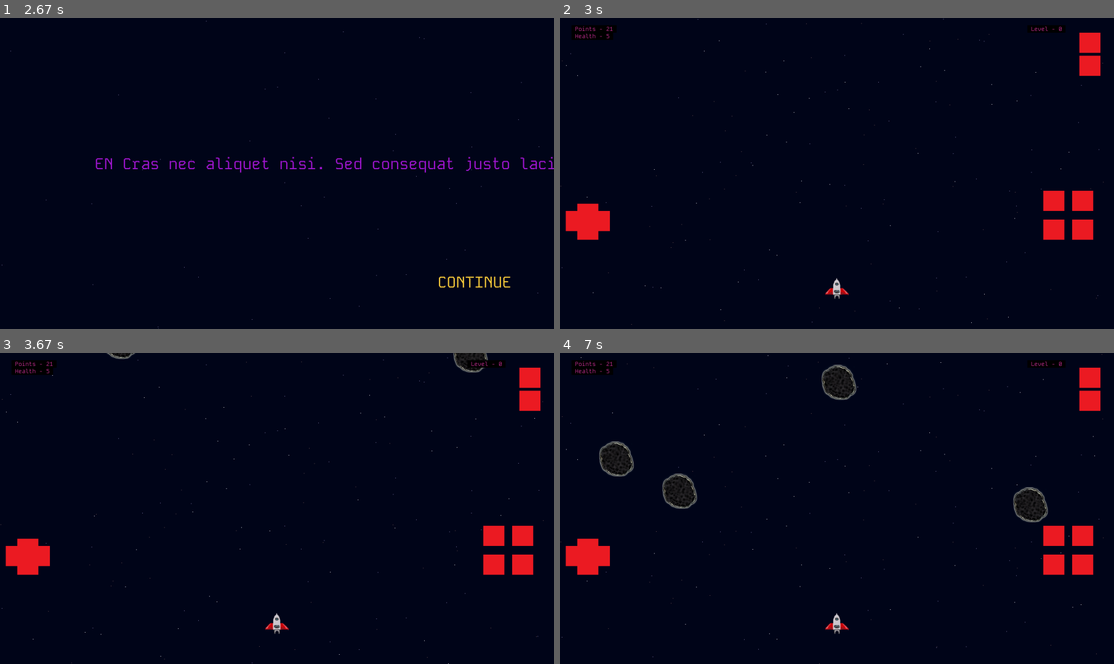
Above: before the commit, frames 1-4 (two rows, left to right).
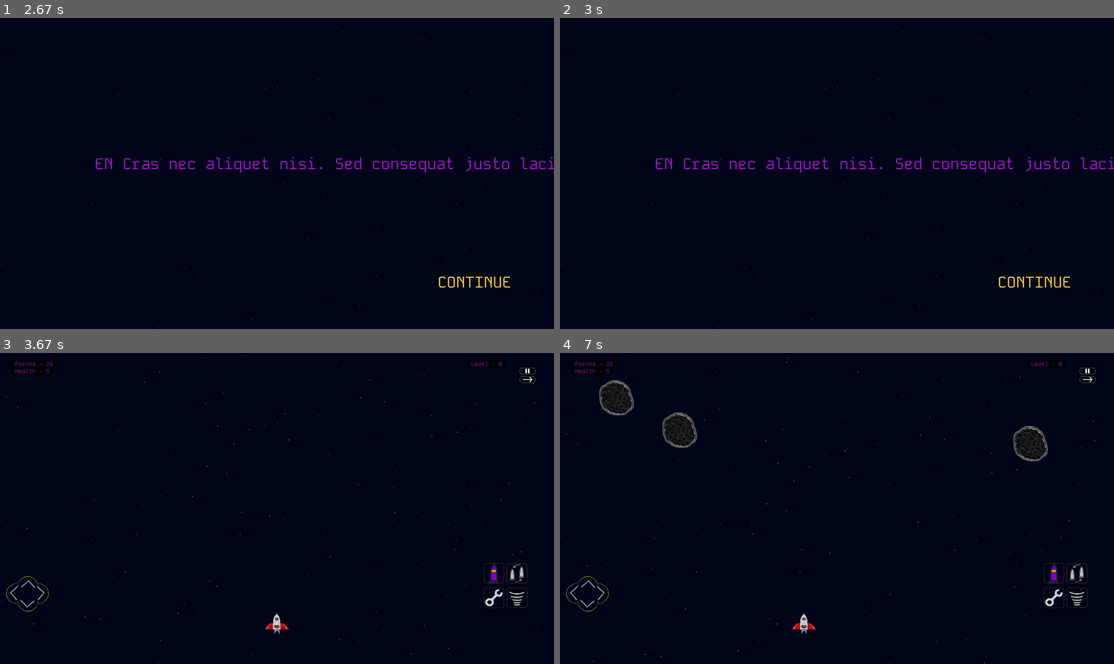
Above: after the commit, the same moments.

Repository: MicaelaEdith/spacecraftGame-pygame
Game: pygame game, started from main.py
Same seed, same stepped clock (60 frames per second), same inputs: the game is played once before the commit and once after it.
Inputs (mouse positions are in pixels of both pictures, inside the frame that each line leads up to):
- Up to frame 1 (2.67 s): press the mouse at (55, 105) at 0.37 s; move the mouse to (177, 185) at 0.47 s; release the mouse at (293, 266) at 0.6 s; click "CONTINUE" at 1.22 s; press the mouse at (476, 282) at 1.53 s; move the mouse to (349, 282) at 1.63 s; release the mouse at (227, 282) at 1.77 s; press the mouse at (476, 282) at 1.87 s; move the mouse to (432, 201) at 1.97 s; release the mouse at (393, 117) at 2.1 s
- Up to frame 2 (3 s): no input
- Up to frame 3 (3.67 s): no input
- Up to frame 4 (7 s): press the mouse at (598, 592) at 4.03 s; move the mouse to (798, 561) at 4.13 s; release the mouse at (997, 533) at 4.27 s; click (1086, 371) at 4.38 s; press the mouse at (604, 548) at 4.87 s; move the mouse to (632, 486) at 4.97 s; release the mouse at (665, 421) at 5.1 s; press the mouse at (587, 601) at 5.2 s; move the mouse to (670, 499) at 5.3 s; release the mouse at (759, 396) at 5.43 s; press the mouse at (576, 592) at 5.53 s; move the mouse to (676, 573) at 5.63 s; release the mouse at (776, 552) at 5.77 s; press the mouse at (576, 592) at 5.87 s; move the mouse to (720, 564) at 5.97 s; release the mouse at (870, 533) at 6.1 s; press the mouse at (576, 592) at 6.2 s; move the mouse to (759, 496) at 6.3 s; release the mouse at (942, 396) at 6.43 s; press the mouse at (1086, 377) at 6.53 s; move the mouse to (958, 412) at 6.63 s; release the mouse at (837, 446) at 6.77 s; click "RETURN" at 6.88 s

Frame 1 is identical in both runs. In frame 2, 3.6% of the frame differs, in the area x 0-100%, y 0-100%; in frame 3, 3.0%; in frame 4, 5.5%, in the area x 0-99%, y 0-100%.

Commit message:
add images and music

Diff:
--- /dev/null
+++ b/audioController.py
@@ -0,0 +1,12 @@
+import pygame
+
+class MainMusic():
+    def __init__(self, on):
+        pygame.mixer.music.load('Assets/Audio/main.mp3')
+        self.on = on
+
+    def play(self):
+        pygame.mixer.music.play(-1)
+
+    def pause(self):
+        pygame.mixer.pause()
--- a/main.py
+++ b/main.py
@@ -6,6 +6,7 @@
 from map import Deep, Starts, Meteorite, Status
 from menu import Menu, MainMenu, OptionsMenu, Button
 from cinematics import Intro
+from audioController import MainMusic
 
 pygame.init()
 
@@ -44,6 +45,7 @@
 main_menu = MainMenu(screenWidth,screenHeight, game)
 option_menu = OptionsMenu(screenWidth, screenHeight)
 options_open = False
+pygame.mixer.music.load('Assets/Audio/main.mp3')
 
 # Cinemáticas
 intro = Intro(screenWidth, screenHeight)
@@ -69,25 +71,25 @@
 
 # Crear botones
 buttons_left = [
-    Button(60, screenHeight // 2 + 105, "Assets/Buttons/up_arrow.png"),
-    Button(60, screenHeight // 2 + 160, "Assets/Buttons/down_arrow.png"),
-    Button(20, screenHeight // 2 + 130, "Assets/Buttons/left_arrow.png"),
-    Button(100, screenHeight // 2 + 130, "Assets/Buttons/right_arrow.png"),
+    Button(60, screenHeight // 3 * 2.15 , "Assets/Buttons/up_arrow.png"),
+    Button(60, screenHeight // 3 * 2.15 + 55, "Assets/Buttons/down_arrow.png"),
+    Button(20, screenHeight // 3 * 2.15 + 25, "Assets/Buttons/left_arrow.png"),
+    Button(100, screenHeight // 3 * 2.15 + 25, "Assets/Buttons/right_arrow.png"),
 ]
 
 buttons_right = [
-    Button(screenWidth - 245, screenHeight // 2 + 60, "Assets/Buttons/actionA.png"),
-    Button(screenWidth - 145, screenHeight // 2 + 60, "Assets/Buttons/actionB.png"),
-    Button(screenWidth - 245, screenHeight // 2 + 160, "Assets/Buttons/actionC.png"),
-    Button(screenWidth - 145, screenHeight // 2 + 160, "Assets/Buttons/actionD.png"),
+    Button(screenWidth - 245, screenHeight // 3 * 2 + 10, "Assets/Buttons/actionA.png"),
+    Button(screenWidth - 165, screenHeight // 3 * 2 + 10, "Assets/Buttons/actionB.png"),
+    Button(screenWidth - 245, screenHeight // 3 * 2 + 95, "Assets/Buttons/actionC.png"),
+    Button(screenWidth - 165, screenHeight // 3 * 2 + 95, "Assets/Buttons/actionD.png"),
 ]
 
 buttons_menu = [
-    Button(screenWidth - 120, screenHeight // 21, "Assets/Buttons/actionA.png"),  # start
-    Button(screenWidth - 120, screenHeight // 21 + 80, "Assets/Buttons/actionA.png"),  # salir
+    Button(screenWidth - 120, screenHeight // 21, "Assets/Buttons/pause.png"),  # start
+    Button(screenWidth - 120, screenHeight // 21 + 30, "Assets/Buttons/exit.png"),  # salir
 ]
 
-
+music_on = option_menu.music_on
 # Bucle Menu
 while not game and not intro_flag:
     for event in pygame.event.get():
@@ -166,6 +168,8 @@
 starts3.speed = .3
 # Bucle principal
 
+pygame.mixer.music.play(-1)
+time.sleep(.9)
 while game:
     for event in pygame.event.get():
 
@@ -236,6 +240,8 @@
                 if result == 'new_game':
                     buttons_menu[1].clicked = False
                     start = True
+                    if music_on:
+                        pygame.mixer.music.set_volume(1)
                 elif result == 'exit':
                     options_open = False
 
@@ -250,12 +256,18 @@
                 elif result_option == 'fx':
                     sound_on = option_menu.sound_on
                 elif result_option == 'music':
+                    if music_on:
+                        pygame.mixer.music.stop()
+                    if not music_on:
+                        pygame.mixer.music.play(-1)
                     music_on = option_menu.music_on
                 elif result_option == 'save':
                     options_open = False
                     start = True
                     buttons_menu[0].clicked = False
-                    #buttons_menu[1].clicked = False
+
+                    if music_on:
+                        pygame.mixer.music.set_volume(1)
 
 
     # Actualizar el movimiento del jugador basado en los botones presionados
@@ -305,6 +317,8 @@
             button.draw(display)
 
     else:
+        if music_on:
+            pygame.mixer.music.set_volume(.25)
         display.fill(blue)
         starts2.drawStarts(display)
         starts3.drawStarts(display)
--- a/map.py
+++ b/map.py
@@ -155,6 +155,7 @@
         self.font = pygame.font.Font(self.font_path,20)
         self.text_en = ['Points','Health', 'Level']
         self.text_es = ['Puntos','Salud', 'Nivel']
+        self.color = (160, 23, 208)
         self.lan_on = lan
         self.health = 0
         self.level = 0
@@ -172,9 +173,9 @@
         else:
             text_list = self.text_es
 
-        text_aux0 = self.font.render(" "+text_list[0] + " - " + str(points)+" ",True,(200,50,150),(0,0,0))
-        text_aux1 = self.font.render(" "+text_list[1] + " - " + str(health)+" ",True,(200,50,150),(0,0,0))
-        text_aux2 = self.font.render(" "+text_list[2] + " - " + str(level)+" ",True,(200,50,150),(0,0,0))
+        text_aux0 = self.font.render(" "+text_list[0] + " - " + str(points)+" ",True,self.color,(0,0,0))
+        text_aux1 = self.font.render(" "+text_list[1] + " - " + str(health)+" ",True,self.color,(0,0,0))
+        text_aux2 = self.font.render(" "+text_list[2] + " - " + str(level)+" ",True,self.color,(0,0,0))
         display.blit(text_aux0,(self.helth_position,25))
         display.blit(text_aux1,(self.helth_position,50))
         display.blit(text_aux2,(self.level_position,25))
--- a/menu.py
+++ b/menu.py
@@ -197,10 +197,17 @@
 class Button:
     def __init__(self, x, y, image_path):
         self.image = pygame.image.load(image_path).convert_alpha()
+        self.image.set_colorkey([1, 6, 26])
         self.rect = self.image.get_rect(topleft=(x, y))
         self.clicked = False
 
     def draw(self, surface):
+        if self.clicked:
+            # Ajustar opacidad cuando está presionado
+            self.image.set_alpha(100)  # Valor entre 0 (transparente) y 255 (opaco)
+
+        else:
+            self.image.set_alpha(255)  # Opacidad normal
         surface.blit(self.image, self.rect.topleft)
 
     def is_clicked(self, pos, pressed):
--- a/playerController.py
+++ b/playerController.py
@@ -204,9 +204,9 @@
             self.frame = 2
 
         if self.movement['left']:
-            self.angle = -4
+            self.angle = -8
         elif self.movement['right']:
-            self.angle = 4
+            self.angle = 8
         else:
             self.angle = 0
 
Binary file changed: Assets/Buttons/actionA.png
Binary file changed: Assets/Buttons/actionB.png
Binary file changed: Assets/Buttons/actionC.png
Binary file changed: Assets/Buttons/actionD.png
Binary file changed: Assets/Buttons/down_arrow.png
Binary file added: Assets/Buttons/exit.png
Binary file changed: Assets/Buttons/left_arrow.png
Binary file added: Assets/Buttons/pause.png
Binary file changed: Assets/Buttons/right_arrow.png
Binary file changed: Assets/Buttons/up_arrow.png
Not shown, added: Assets/Audio/main.mp3
